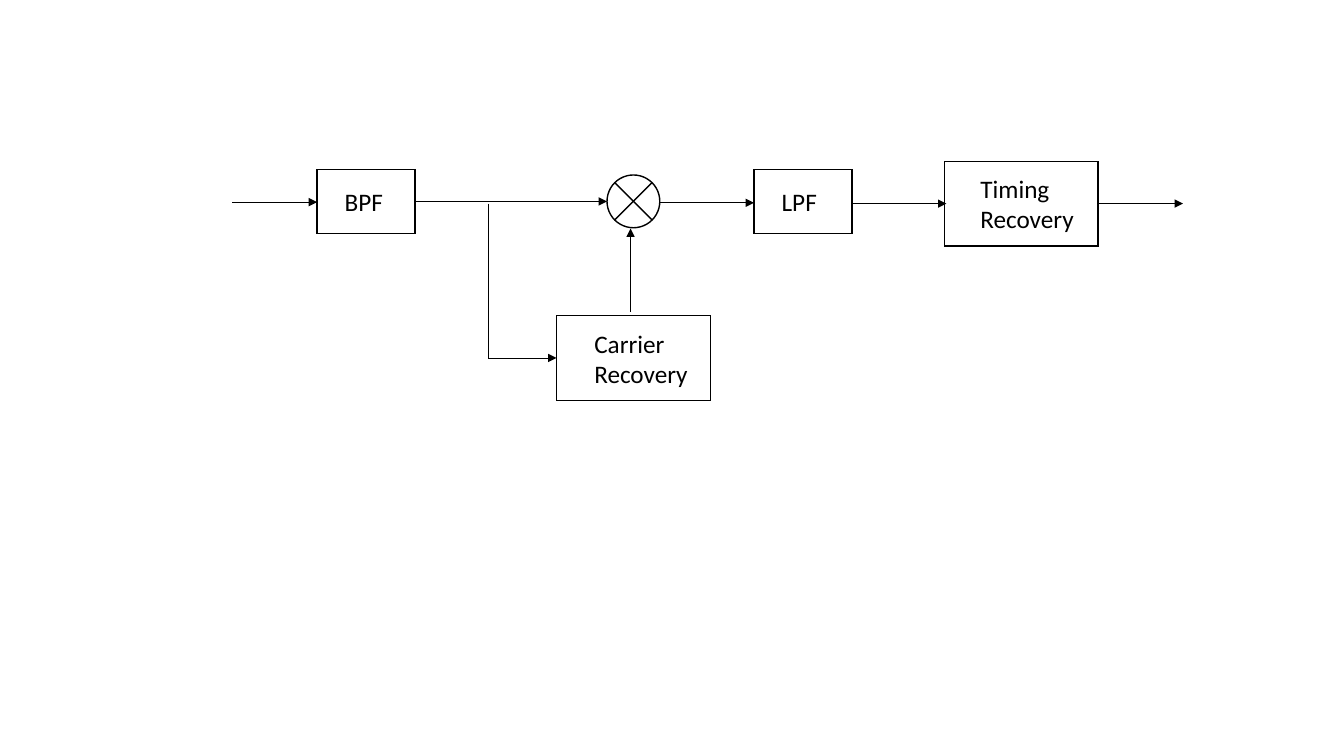
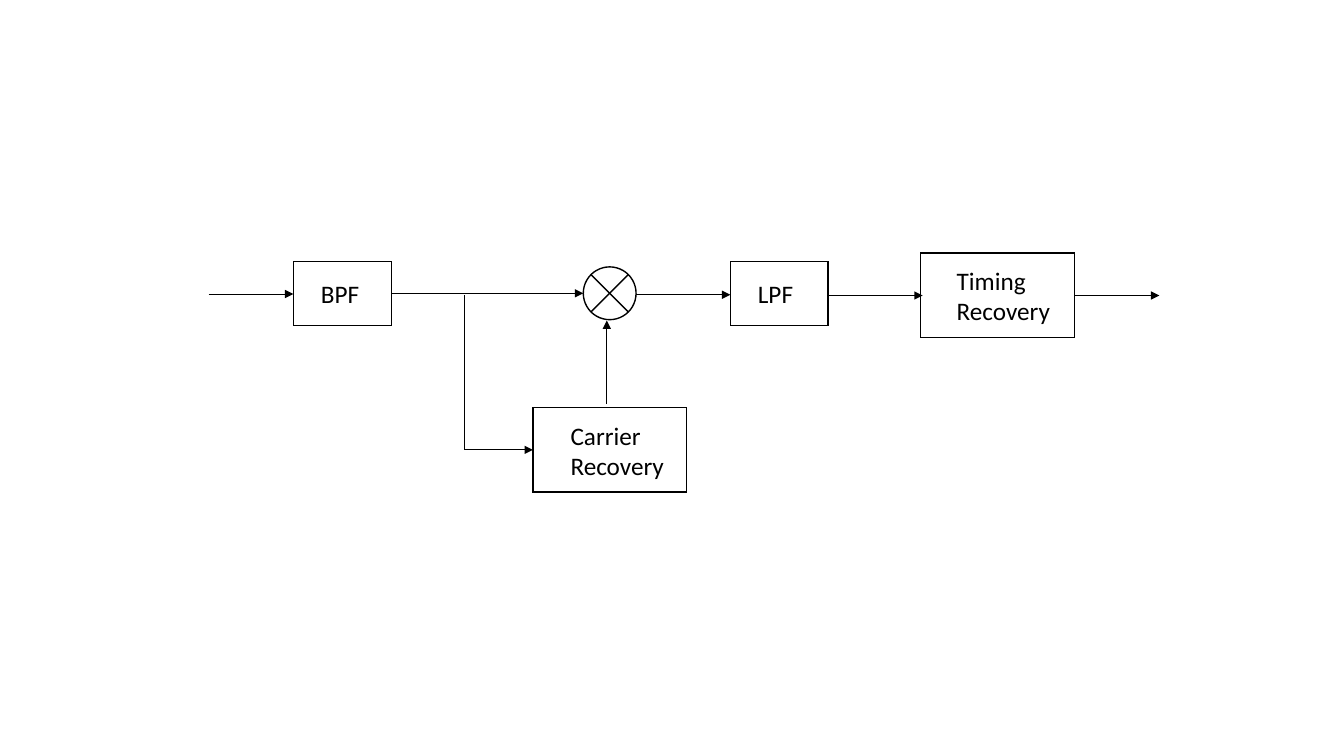
Before and after one commit to RadioInnovators/SD, a slide deck: slide 2 of Documents/Design Document/Design Document Figures.pptm. Drawn at 1344x756 pixels with LibreOffice and Linux fonts; fonts in the diff are those of the drawing. Boxes give left, top, right and bottom in pixels: in the first picture for what was removed or moved away, otherwise in the second. Text is boxed around its words. In the diff, an @@ line names an element or a change of style, - is before the commit and + after.

```diff
--- a/Documents/Design Document/Design Document Figures.pptm
+++ b/Documents/Design Document/Design Document Figures.pptm
@@ 6 arrows, 4 texts, 4 rectangles, 1 elbow arrow, 1 flow chart summing junction: place and size @@
-6 arrows, 4 texts, 4 rectangles, 1 elbow arrow, 1 flow chart summing junction at (232,161,1184,400)
+6 arrows, 4 texts, 4 rectangles, 1 elbow arrow, 1 flow chart summing junction at (209,253,1159,492)
```
Also in this commit, not shown: 3 other slides changed, 2 other files.
